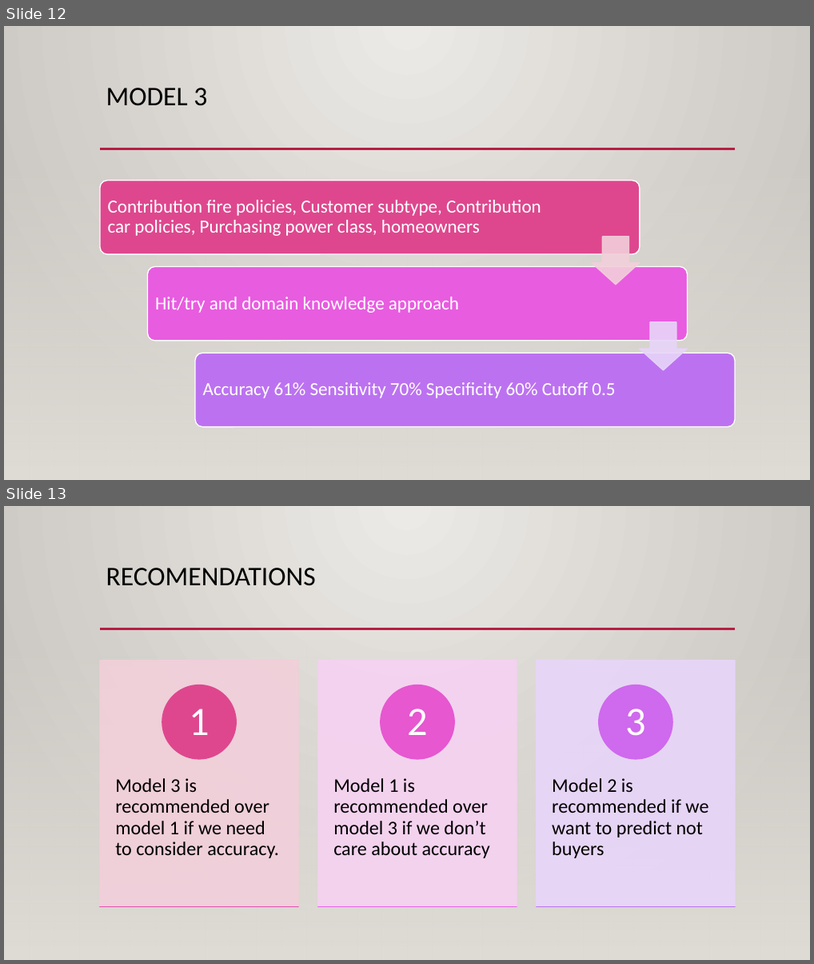
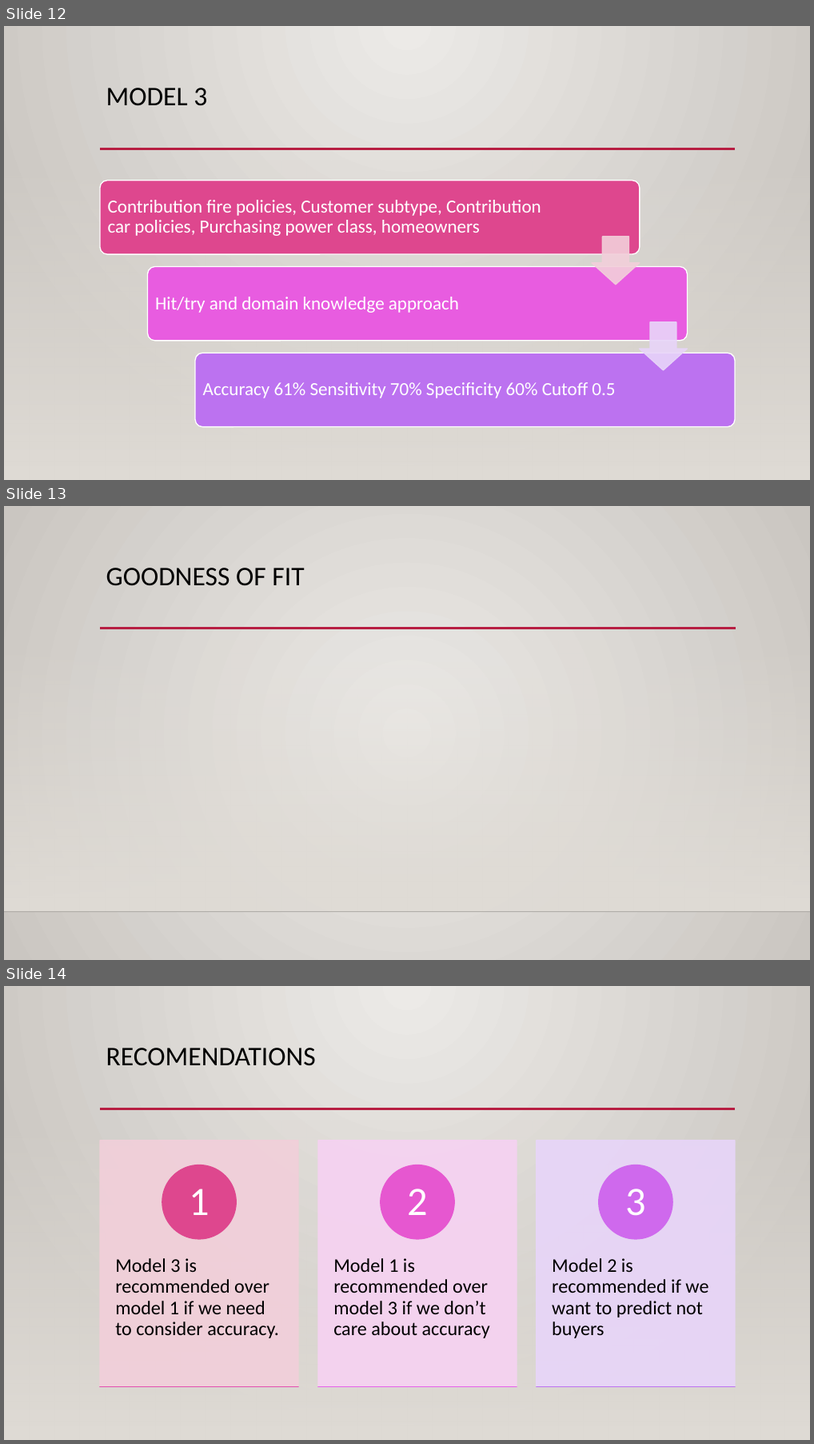
Before and after one commit to karimkhamwani/data-mining, a slide deck: Caravan.pptx. Shown one above the other, each under a label of ours: slides 12 and 13 before the commit, slides 12, 13 and 14 after it. The pictures are 814x964 and 814x1444 pixels, drawn with LibreOffice and Linux fonts; fonts in the diff are those of the drawing; background and template pictures are left out. Boxes give left, top, right and bottom in pixels: in the first picture for what was removed or moved away, otherwise in the second. Text is boxed around its words. In the diff, an @@ line names an element or a change of style, - is before the commit and + after.

```diff
--- a/Caravan.pptx
+++ b/Caravan.pptx
@@ slide 13 added at (x1=4, y1=506, x2=810, y2=960), background gradient #ECEAE7 to #CAC7C1; not listed: 3 template elements that a slide beside it also shows @@
@@ title added at (x1=106, y1=568, x2=304, y2=586), 32 pt, text #000000 @@
+GOODNESS OF FIT
@@ what was slide 13 is now slide 14 @@
```
Also in this commit, not shown: 1 other slide added, 2 other files.
